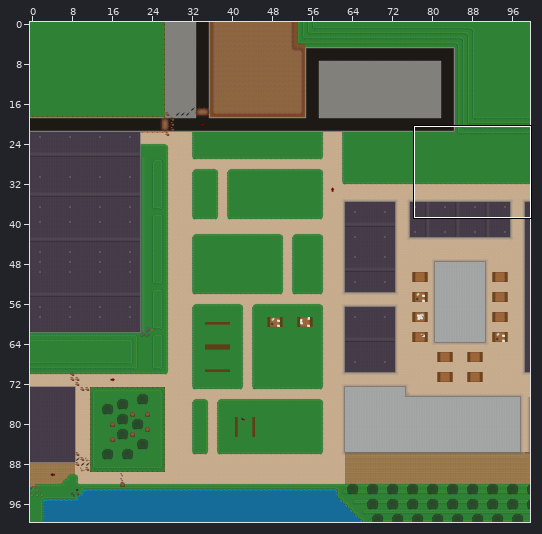
One commit to this Tiled map: core/assets/maps/Ron Cooke.tmx. The first picture is a wide view before the edit; the outline marks the close-up.
Close-up. Old version:
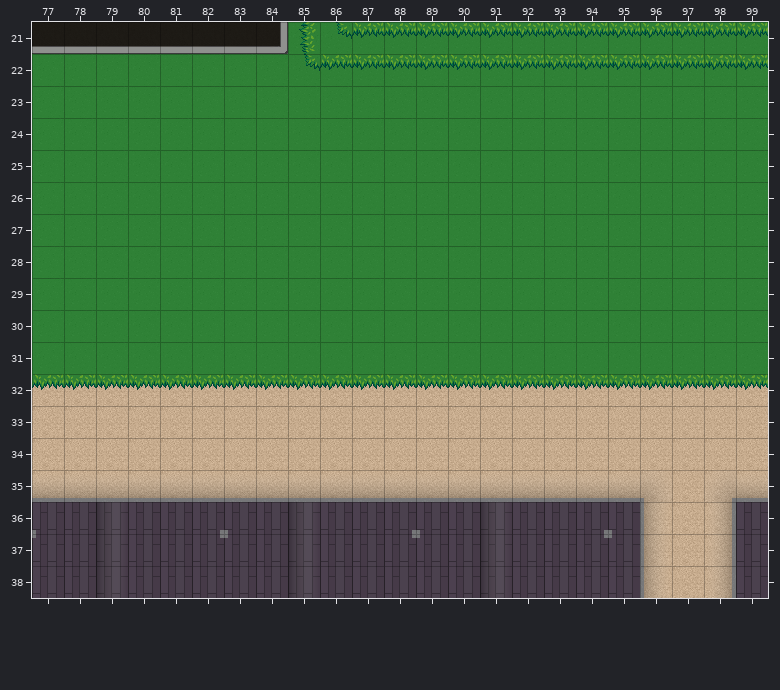
Cells are 32x32 px. Shown: x 77..99, y 21..38. The commit also changed other parts of the map, which this record leaves out. Tiles whose own drawing changed are shown in their newer look in all pictures.
And afterwards:
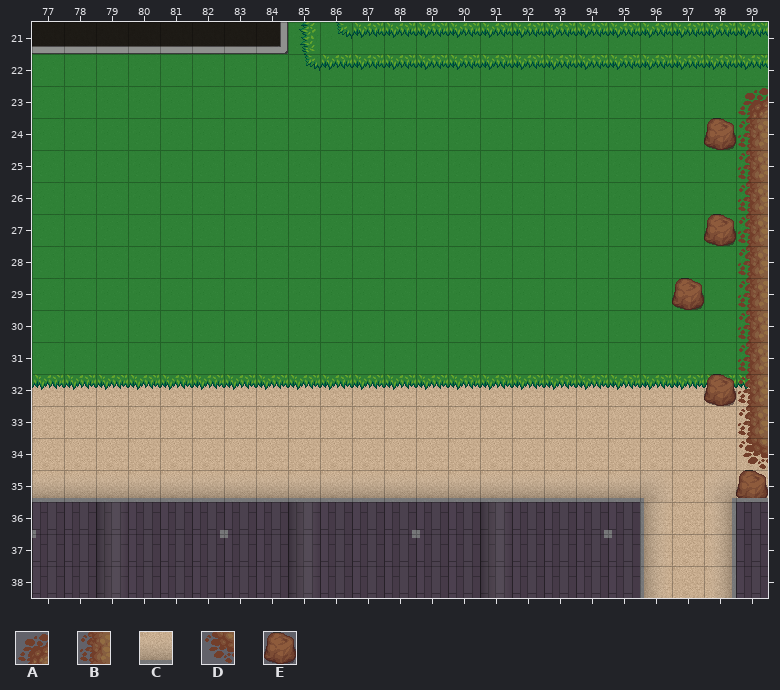
Key: from "finaltileset": A 12, B 35, C 39 turned 90, D 58, E 75.
_ is an empty cell.
See-through tiles are keyed as they look on the map.
Change:
Layer "Foreground":
y 23: x 99 _ -> A
y 24..30: x 99 _ -> B
y 31: x 99 _ -> D
y 35: x 99 C -> E
Layer "Foreground 2":
y 24: x 98 _ -> E
y 27: x 98 _ -> E
y 29: x 97 _ -> E
y 31: x 99 _ -> B
y 32: x 98..99 __ -> EB
y 33: x 99 _ -> B
y 34: x 99 _ -> D
Pixel boxes of the changes (left, top, right, bottom) in both close-ups:
changed: (704, 88, 768, 498)
added: (672, 278, 704, 310)
